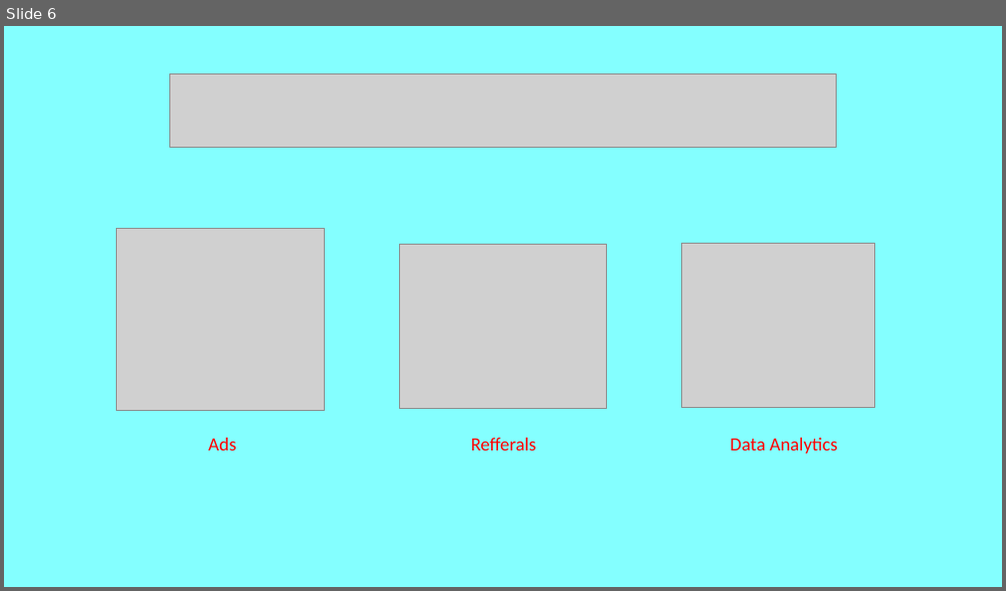
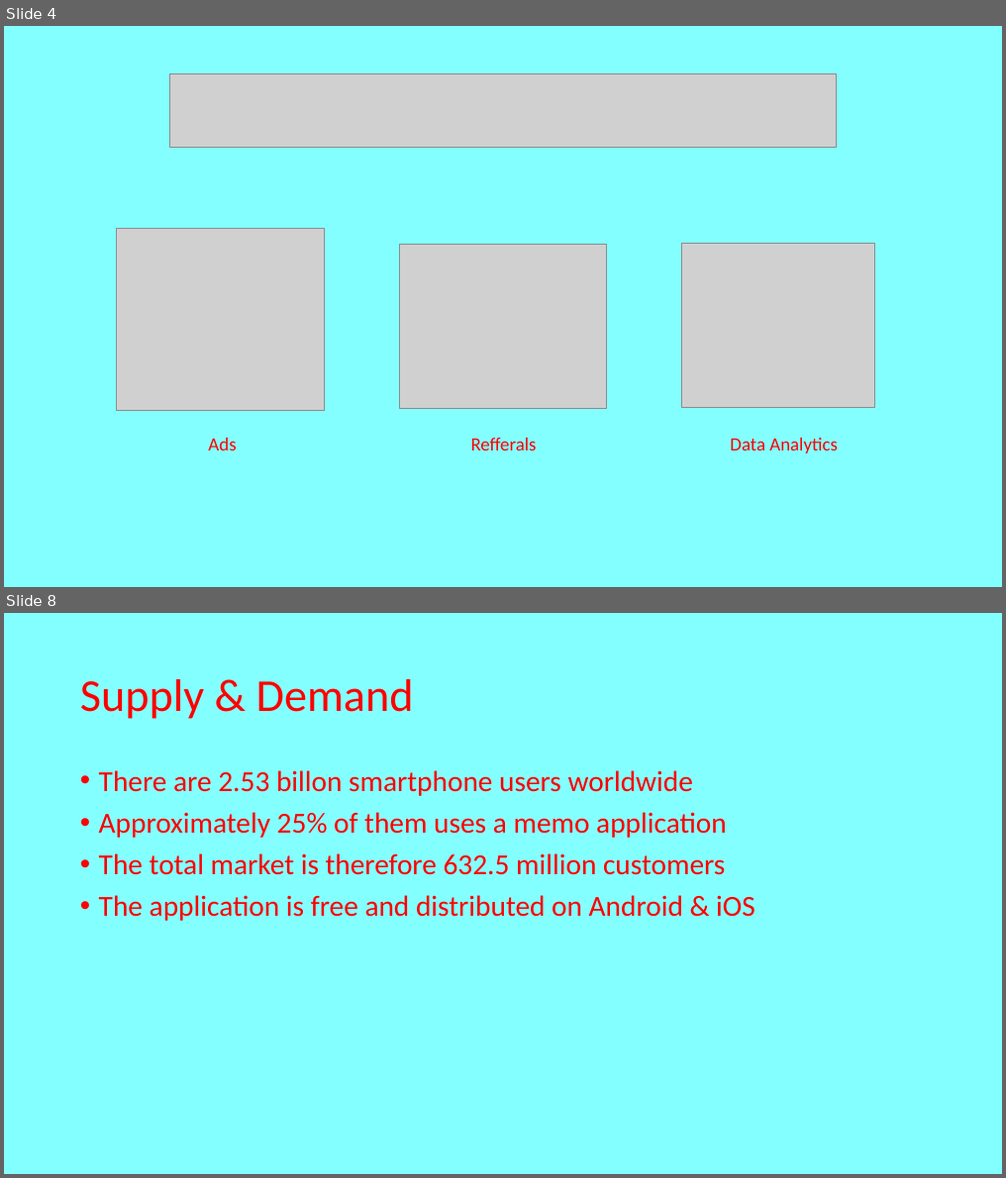
Before and after one commit to Samuraitje/Final-Project, a slide deck: Taggy.pptx. Shown one above the other, each under a label of ours: slide 6 before the commit, slides 4 and 8 after it; the slides between them are not shown. The pictures are 1006x591 and 1006x1178 pixels, drawn with LibreOffice and Linux fonts; fonts in the diff are those of the drawing; grey boxes stand for pictures. Boxes give left, top, right and bottom in pixels: in the first picture for what was removed or moved away, otherwise in the second. Text is boxed around its words. In the diff, an @@ line names an element or a change of style, - is before the commit and + after.

```diff
--- a/Taggy.pptx
+++ b/Taggy.pptx
@@ slide 8 added at [4,613,1002,1174], background #84FFFF @@
@@ title added at [80,679,414,719], 44 pt, text #FF0000 @@
+Supply & Demand
@@ text added at [99,770,755,921], 28 pt, text #FF0000 @@
+• There are 2.53 billon smartphone users worldwide
+• Approximately 25% of them uses a memo application
+• The total market is therefore 632.5 million customers
+• The application is free and distributed on Android & iOS
@@ what was slide 6 is now slide 4 @@
```
Also in this commit, not shown: 6 other slides added, 31 other files.
